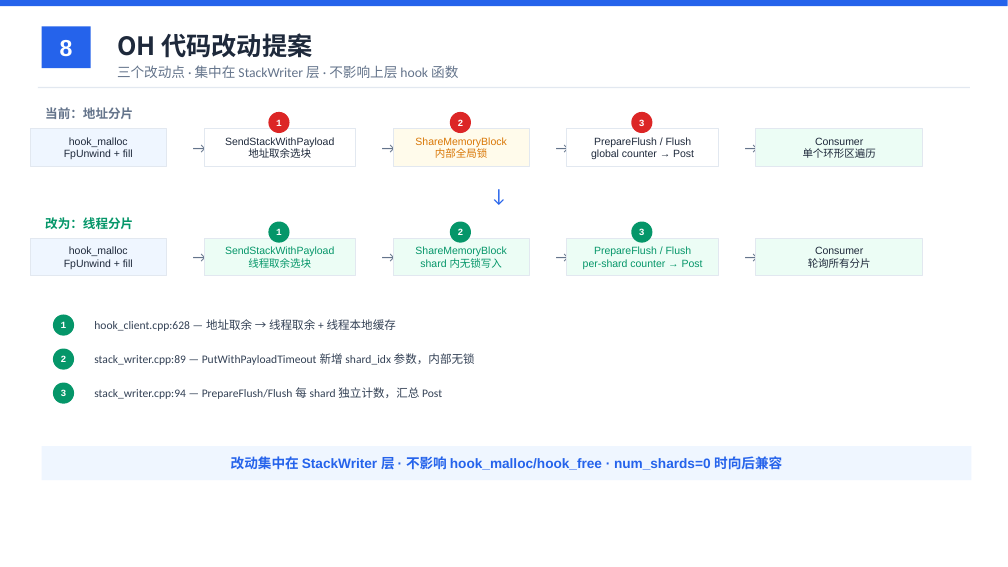
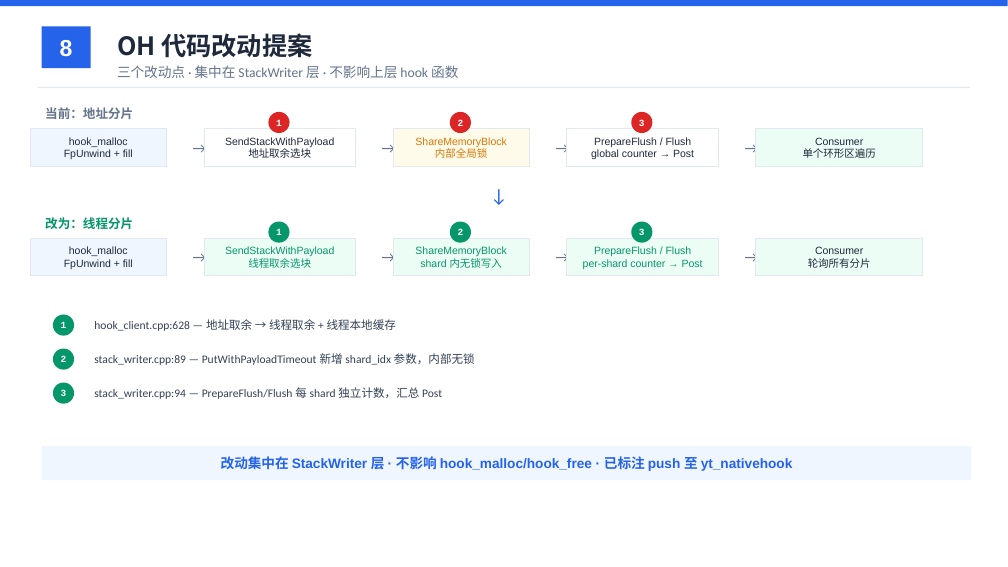
Before and after one commit to YiChiChen1106/Nativehook_linux_planb, a slide deck: slide 8 of presentation/native_hook_progress_2026-06-11.pptx. Drawn at 1008x567 pixels with LibreOffice and Linux fonts; fonts in the diff are those of the drawing. Boxes give left, top, right and bottom in pixels: in the first picture for what was removed or moved away, otherwise in the second. Text is boxed around its words. In the diff, an @@ line names an element or a change of style, - is before the commit and + after.

Commit message:
Mention yt_nativehook in slide 8 speech and callout

```diff
--- a/presentation/native_hook_progress_2026-06-11.pptx
+++ b/presentation/native_hook_progress_2026-06-11.pptx
@@ text at [221,456,793,471]: text changed @@
-改动集中在 StackWriter 层 · 不影响 hook_malloc/hook_free · num_shards=0 时向后兼容
+改动集中在 StackWriter 层 · 不影响 hook_malloc/hook_free · 已标注 push 至 yt_nativehook
```
Also in this commit, not shown: 3 other files.
